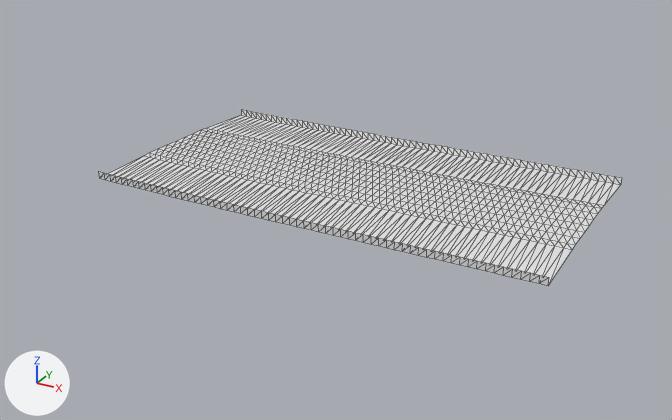
The glTF model public/assets/gen4/models/track-02.glb, before and after one commit.
Both versions are drawn from a 50 mm camera at (208.1, -103.5, 46.5) aimed at (152.6, -2.6, -3.9). The axes (+X, +Y, +Z) are drawn at lower left. The lights are the same throughout. The older version comes first. Mesh edges are drawn as thin lines. Vertices at exactly the same position are counted once.

Objects in the first picture: 'track-02'.
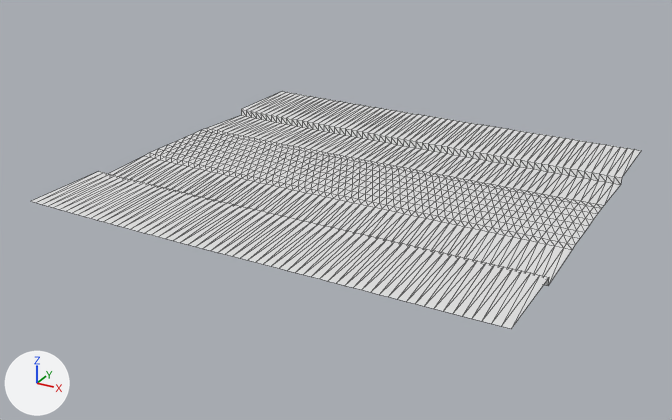
What differs and where, as boxes (x1, y1, x2, y2) in the pictures (672 x 420 px):
'track-02', reshaped (16% wider, 35% taller): before (99, 109, 622, 285); after (32, 91, 641, 329)
part 1 of me_track_02, added: after (32, 91, 641, 329)

The edits, one by one:
me_track_02 is used by ob_track_02; location (0.0, 0.0, 0.0).
me_track_02 had 819 vertices, 1488 faces and spanned x 123.1..185.8, y -16.2..16.8, z -0.5..0.6.
me_track_02 now has 945 vertices, 1736 faces and spans x 122.7..185.8, y -28.2..28.8, z -0.5..0.6.
Part 1, on me_track_02:
18 vertices are added at x 124.7..146.0, y -28.2..28.8, z 0.5.
39 new vertices lie (0.0, 12.0, 0.0) away from vertices in x 146.9..185.8, y 16.2, z 0.5..0.6.
39 new vertices lie (0.0, -12.0, 0.0) away from vertices in x 146.6..185.8, y -16.2, z 0.5..0.6.
7 new vertices lie (-0.4, -12.0, 0.0) away from vertices in x 123.1..132.3, y -15.9..-15.6, z 0.5.
7 new vertices lie (-0.6, 12.0, 0.0) away from vertices in x 128.3..136.1, y 16.4..16.6, z 0.5.
6 new vertices lie (-0.2, -12.0, 0.0) away from vertices in x 135.3..143.6, y -16.2..-16.0, z 0.5.
5 new vertices lie (1.0, 0.0, 0.0) away from vertices in x 122.7..146.9, y -28.2..28.5, z 0.5.
5 new vertices lie (0.2, 12.0, 0.0) away from vertices in x 139.1..143.9, y 16.2..16.3, z 0.5.
248 new faces join them.
